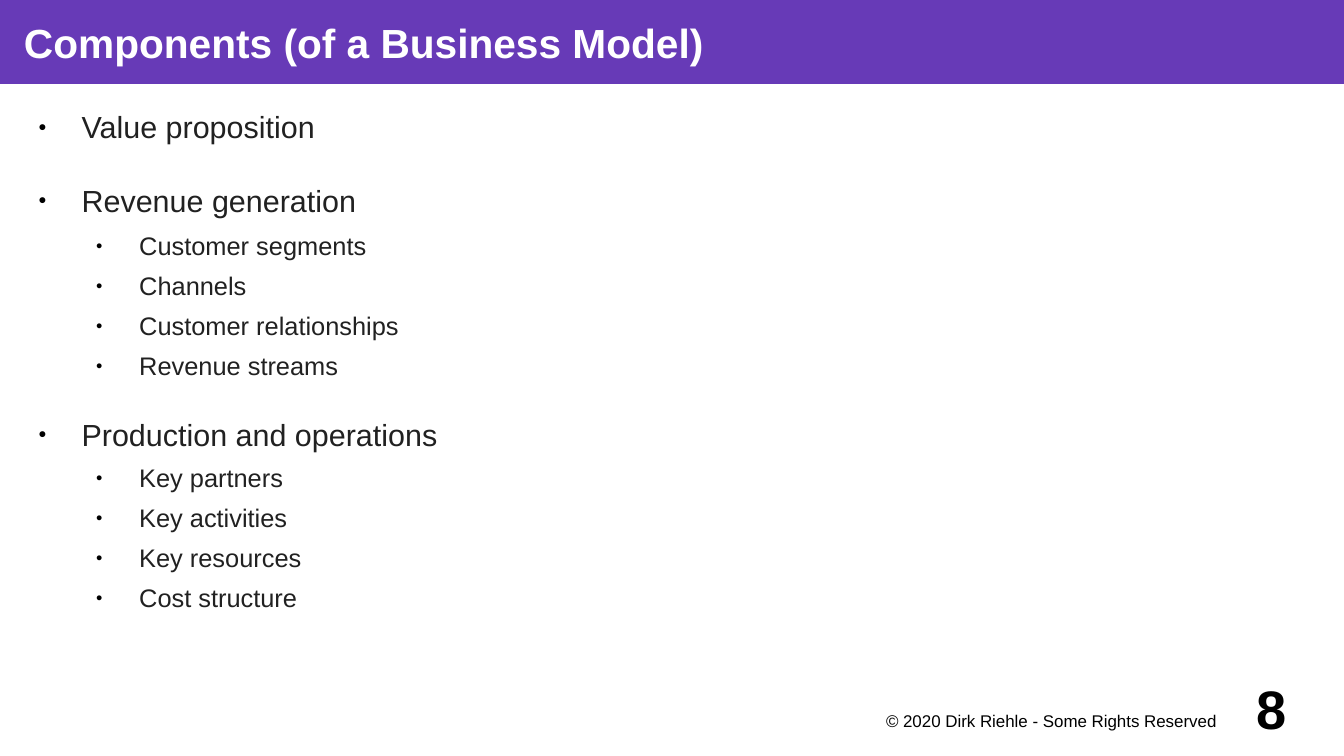
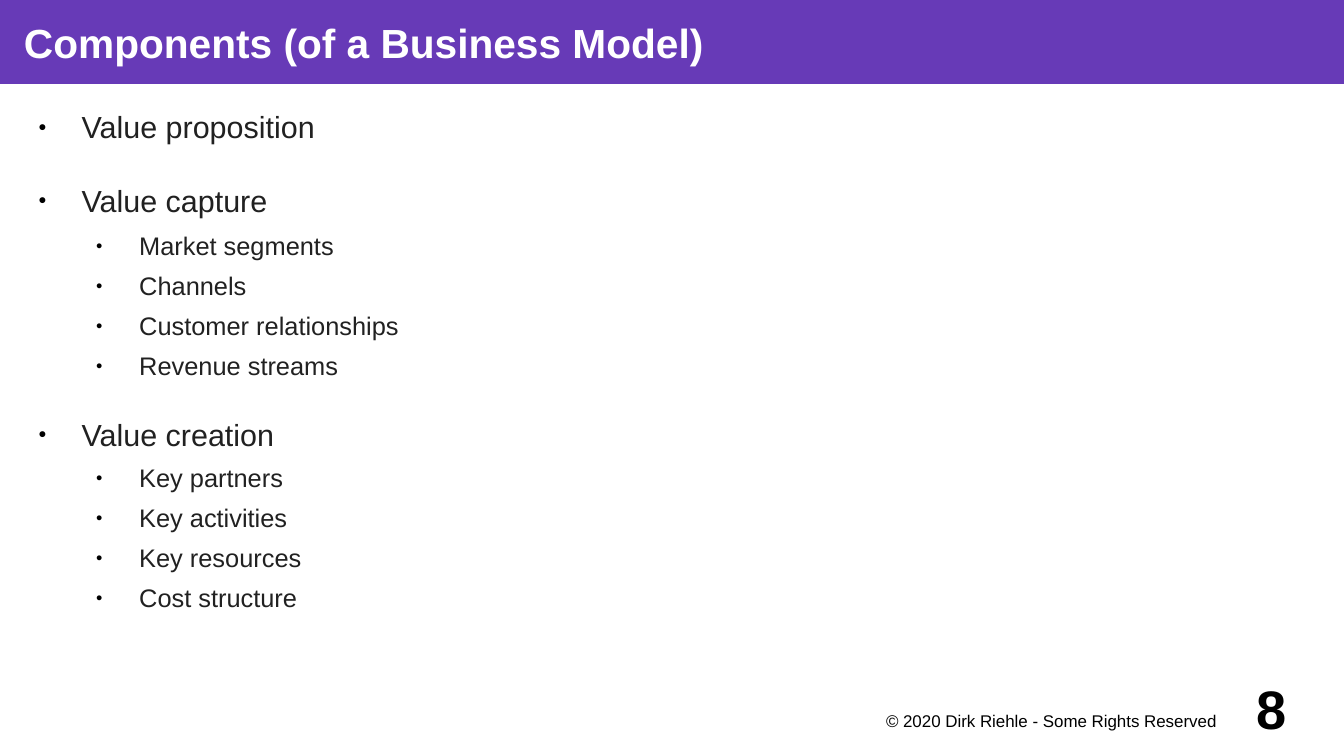
Before and after one commit to dirkriehle/coss-course, a slide deck: slide 8 of Lecture slides/COSS B04 - Business Models.odp. Drawn at 1344x756 pixels with LibreOffice and Linux fonts; fonts in the diff are those of the drawing. Boxes give left, top, right and bottom in pixels: in the first picture for what was removed or moved away, otherwise in the second. Text is boxed around its words. In the diff, an @@ line names an element or a change of style, - is before the commit and + after.

```diff
--- a/Lecture slides/COSS B04 - Business Models.odp
+++ b/Lecture slides/COSS B04 - Business Models.odp
@@ text at (x1=82, y1=190, x2=334, y2=261): text changed; size 18 to 15 pt @@
-● Revenue generation
-  ● Customer segments
+● Value capture
+  ● Market segments
@@ text at (x1=82, y1=424, x2=274, y2=447): text changed @@
-● Production and operations
+● Value creation
```
Also in this commit, not shown: 16 other slides changed, 28 other files.
